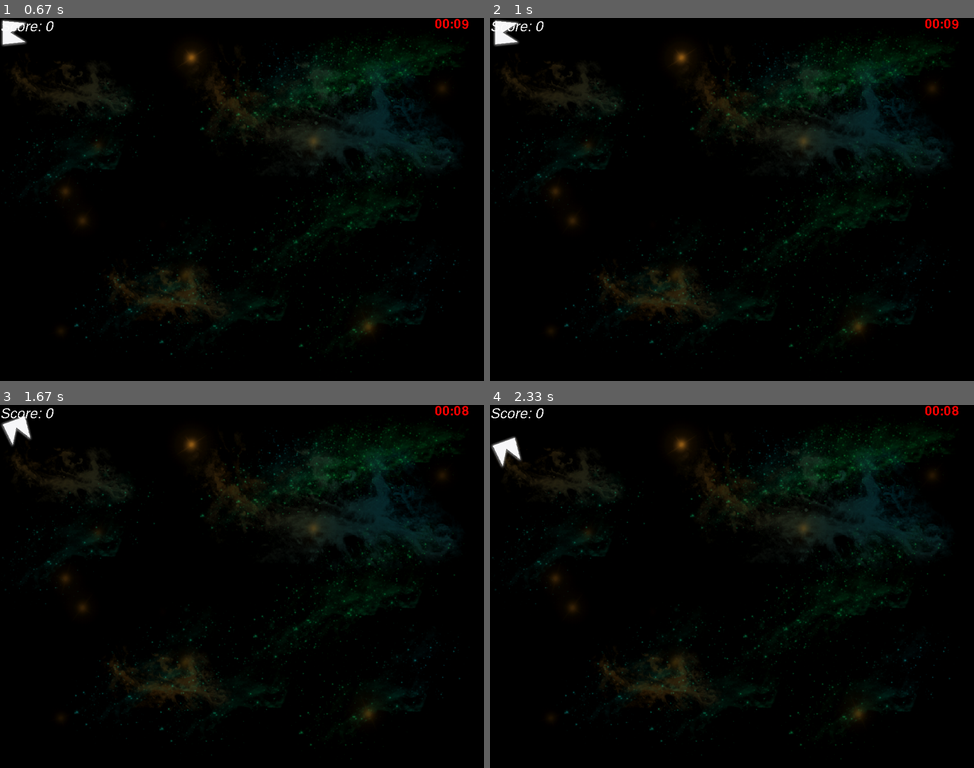
Above: before the commit, frames 1-4 (two rows, left to right).
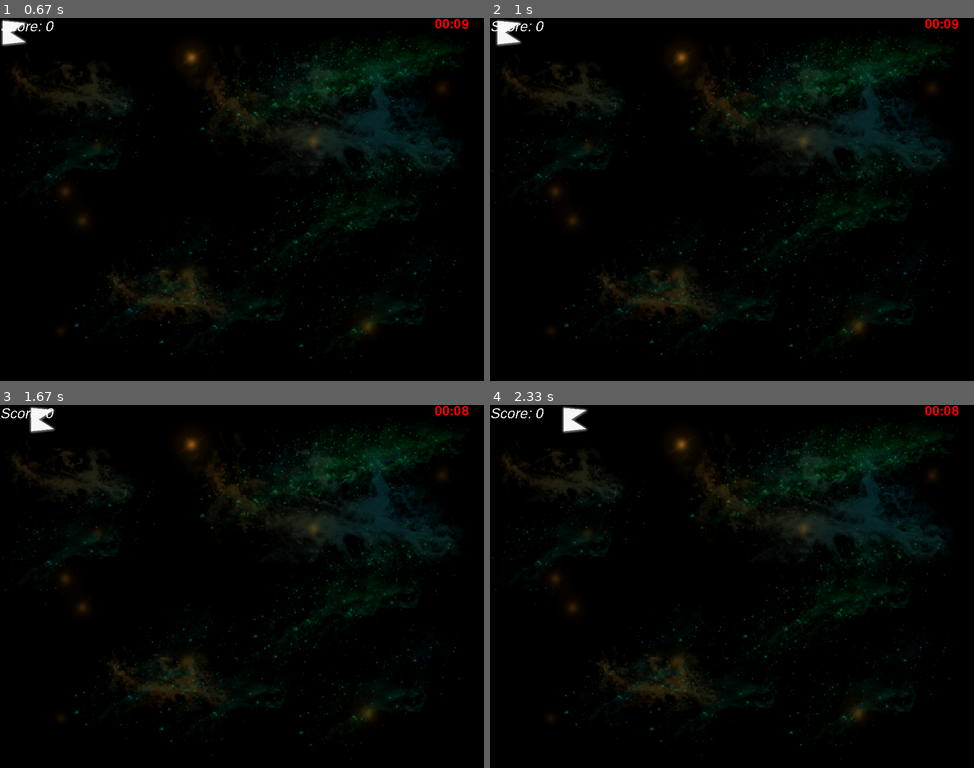
Above: after the commit, the same moments.

Repository: ivanvenosdel/colored-shapes
Game: pygame game, started from trunk/main.py
The game is run twice, just before and just after one commit, with the same random seed, the same clock (stepped at 60 frames per second) and the same inputs. The source is Python 2; it was converted automatically to run under Python 3.
Inputs:
- Up to frame 1 (0.67 s): tap Enter at 0.33 s
- Up to frame 2 (1 s): tap W at 0.67 s
- Up to frame 3 (1.67 s): hold Right 1-1.47 s; hold Up from 1.5 s (still down)
- Up to frame 4 (2.33 s): release Up at 1.97 s

Frame 1 is identical in both runs. In frame 2, 0.1% of the frame differs, in the area x 0-7%, y 0-8%; in frame 3, 0.6%; in frame 4, 0.6%, in the area x 0-21%, y 0-18%.

Commit message:
WE HAVE MOVEMENT

Diff:
--- a/trunk/actors/shape.py
+++ b/trunk/actors/shape.py
@@ -1,5 +1,6 @@
 import random
 import uuid
+import math
 
 import pygame
 from pygame.sprite import Sprite
@@ -20,6 +21,8 @@
         self.image = pygame.transform.scale(self.getfile(self.texture_path), (self.size, self.size))
         self.rect = self.image.get_rect();
         self.original = self.image;
+        self.directionx = 1
+        self.directiony = 0
 
     def update(self, delta):
         center = self.rect.center
@@ -39,3 +42,14 @@
     @classmethod
     def build_texture_path(color, shape_type):
         return "%s_%s.png" % (color, shape_type)
+
+    def rotate_direction(self, angle_degrees):
+        radians = math.radians(angle_degrees)
+        cos = math.cos(radians)
+        sin = math.sin(radians)
+        #x = self.directionx*cos - self.directiony*sin
+        #y = self.directionx*sin + self.directiony*cos
+        x = cos
+        y = sin
+        self.directionx = x
+        self.directiony = y
--- a/trunk/graphics.py
+++ b/trunk/graphics.py
@@ -8,6 +8,7 @@
         self.world = world
         self.scoreboard = scoreboard
         self.timer = timer
+        self.line = pygame.surface.Surface((64,64))
 
         # Create empty background
         self.background = imageutils.load_image("BG_1.png")[0].convert()
--- a/trunk/logic.py
+++ b/trunk/logic.py
@@ -6,22 +6,18 @@
         self.scoreboard = scoreboard
         self.timer = timer
         self.control = control
+        self.playerspeed = 10
 
     def update(self, delta):
         #Handle Input
-        if self.control.rotateLeft:
+        if self.control.rotateLeft and self.control.moveUp:
             self.player.head.rotation = (self.player.head.rotation + 5) %360
-        if self.control.rotateRight:
+            self.player.head.rotate_direction(self.player.head.rotation)
+        elif self.control.rotateRight and self.control.moveUp:
             self.player.head.rotation = (self.player.head.rotation - 5) %360
+            self.player.head.rotate_direction(self.player.head.rotation)
         if self.control.moveUp:
-            if (self.player.head.rotation - 5) %360 <= 45 or (self.player.head.rotation - 5) %360 > 315:
-                self.player.head.rect.move_ip(self.control.moverate, 0)
-            if (self.player.head.rotation - 5) %360 <= 135 and (self.player.head.rotation - 5) %360 > 45:
-                self.player.head.rect.move_ip(0, -self.control.moverate)
-            if (self.player.head.rotation - 5) %360 <= 225 and (self.player.head.rotation - 5) %360 > 135:
-                self.player.head.rect.move_ip(-self.control.moverate, 0)
-            if (self.player.head.rotation - 5) %360 <= 315 and (self.player.head.rotation - 5) %360 > 225:
-                self.player.head.rect.move_ip(0, self.control.moverate)
+            self.player.head.rect.move_ip(self.player.head.directionx*self.playerspeed, -self.player.head.directiony*self.playerspeed)
 
         #Update Countdown Timer
         self.timer.Milli -= delta
